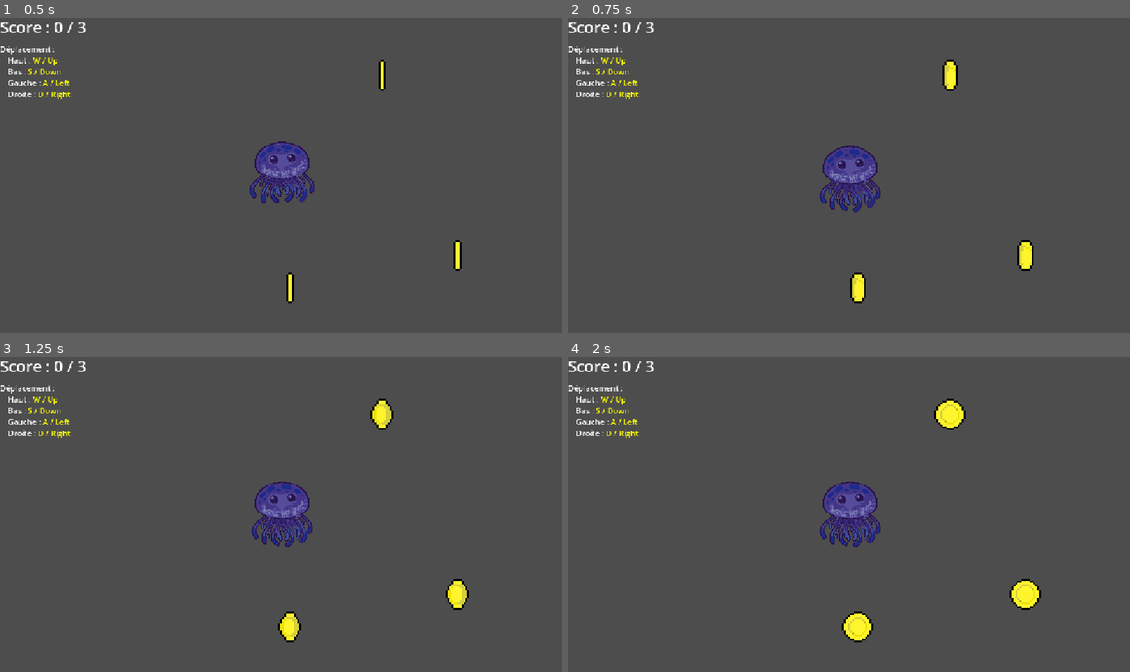
Above: before the commit, frames 1-4 (two rows, left to right).
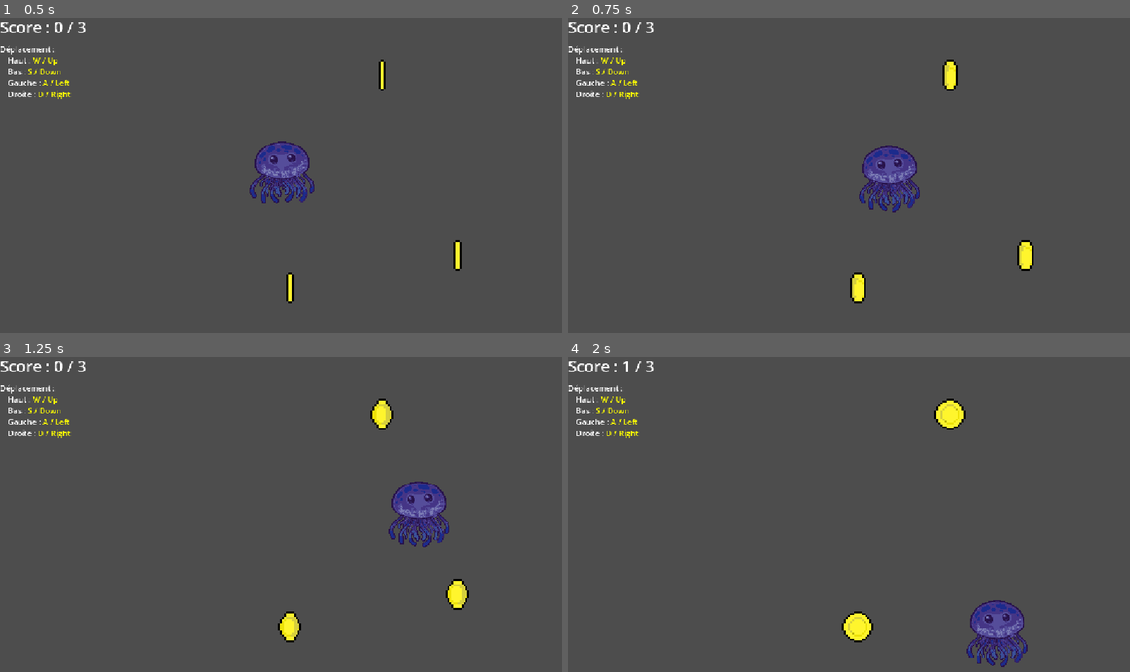
Above: after the commit, the same moments.

Repository: IAidenI/TestsGodot
Game: Godot game, scene res://main.tscn
The game is run twice, just before and just after one commit, with the same random seed, the same clock (stepped at 60 frames per second) and the same inputs.
Inputs:
- Up to frame 1 (0.5 s): no input
- Up to frame 2 (0.75 s): tap Enter at 0.5 s; hold D (move_right) from 0.53 s (still down)
- Up to frame 3 (1.25 s): keep holding D (move_right)
- Up to frame 4 (2 s): release D (move_right) at 1.28 s; hold S (move_down) from 1.28 s (still down)

Frame 1 is identical in both runs. In frame 2, 2.7% of the frame differs, in the area x 44-63%, y 40-62%; in frame 3, 3.1%; in frame 4, 3.6%, in the area x 9-85%, y 1-99%.
Error before the commit: Parse Error: The function signature doesn't match the parent. Parent signature is "_physics_process(float) -> void". (res://player/player.gd:7)

Commit message:
fix: fix bug

Diff:
--- a/player/player.gd
+++ b/player/player.gd
@@ -4,7 +4,7 @@
 @export var speed: float = 400.0
 
 
-func _physics_process() -> void:
+func _physics_process(_delta: float) -> void:
 	# Physique du déplacement
 	var direction := Input.get_vector("move_left", "move_right", "move_up", "move_down")
 	velocity = direction * speed
